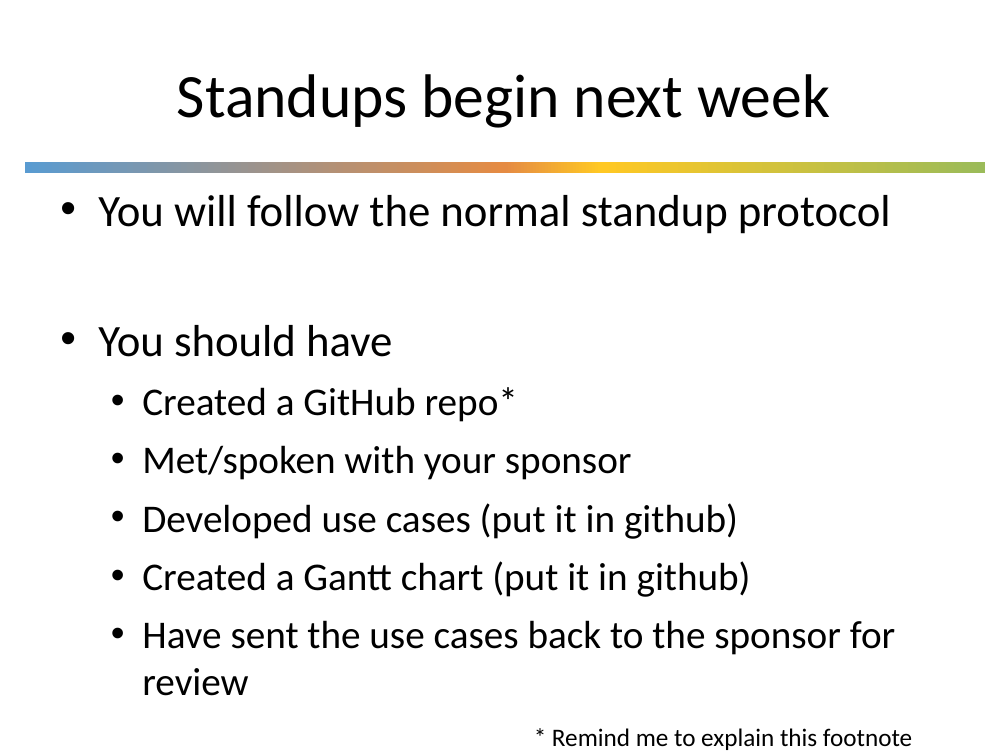
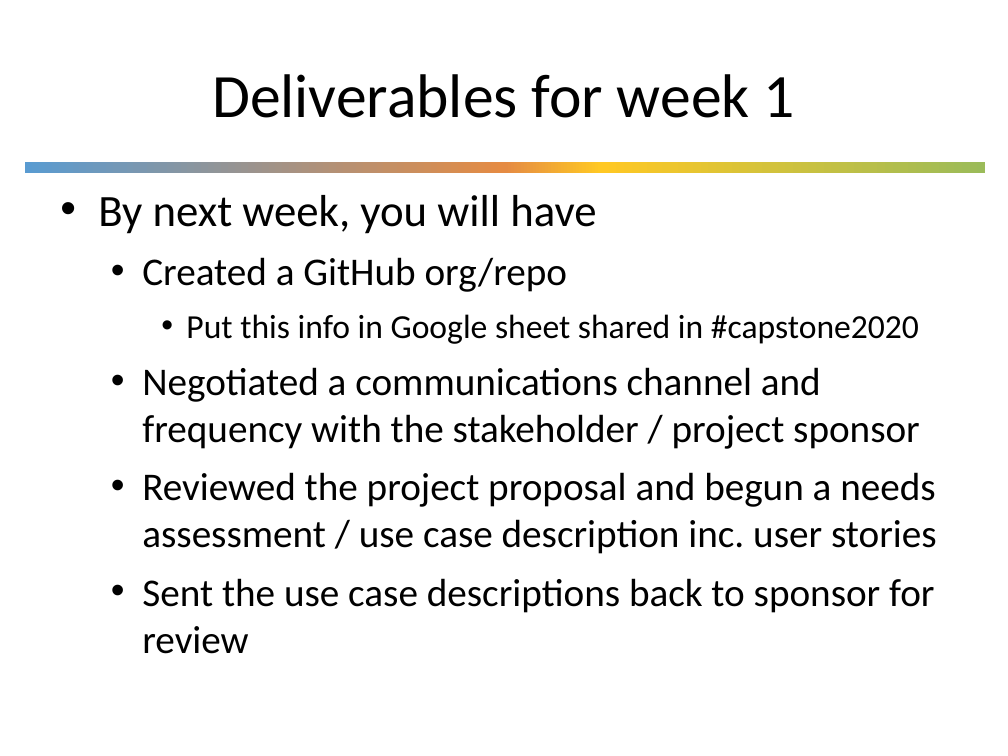
Before and after one commit to UWDIRECT/UWDIRECT.github.io, a slide deck: slide 3 of Capstone547_Overview.pptx (slide 8 before the commit). Drawn at 1008x756 pixels with LibreOffice and Linux fonts; fonts in the diff are those of the drawing; background and template pictures are left out. Boxes give left, top, right and bottom in pixels: in the first picture for what was removed or moved away, otherwise in the second. Text is boxed around its words. In the diff, an @@ line names an element or a change of style, - is before the commit and + after.

```diff
--- a/Capstone547_Overview.pptx
+++ b/Capstone547_Overview.pptx
@@ title at (212, 74, 795, 118): text changed @@
-Standups begin next week
+Deliverables for week 1
@@ text at (98, 195, 937, 654): text changed @@
-• You will follow the normal standup protocol
-• You should have
-  • Created a GitHub repo*
-  • Met/spoken with your sponsor
-  • Developed use cases (put it in github)
-  • Created a Gantt chart (put it in github)
-  • Have sent the use cases back to the sponsor for review
+• By next week, you will have
+  • Created a GitHub org/repo
+    • Put this info in Google sheet shared in #capstone2020
+  • Negotiated a communications channel and frequency with the stakeholder / project sponsor
+  • Reviewed the project proposal and begun a needs assessment / use case description inc. user stories
+  • Sent the use case descriptions back to sponsor for review
@@ text removed at (552, 728, 912, 750) @@
-* Remind me to explain this footnote
```
Also in this commit, not shown: 3 other slides changed, 1 slide added, 6 slides removed.
